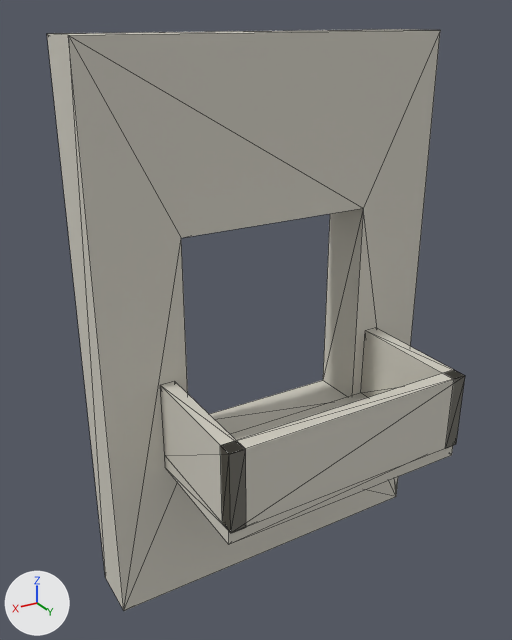
One commit to the glTF model assets/kit_bruyeres/FAC_fenetre_balcon.glb: the scene before it, then after it.
Both versions are drawn from a camera (50 mm lens) standing at (2.92, 2.98, 3.07) and looking at (1.17, 0.06, 1.61). The lights are fixed; the arrows at lower left show +X, +Y and +Z. The picture after the commit comes second. Mesh edges are drawn as thin lines. Where no turn or scale is listed for an object, it has been applied to the vertices.

The scene before the commit, as lines of its bpy script (objects in view):
```python
me_geometry_0 = bpy.data.meshes.new('geometry_0')
me_geometry_0.from_pydata(...)  # 42 vertices, 80 faces; spans x 0.0..2.0, y -0.3..0.72, z 0.0..3.0
me_geometry_0.materials.append(mat_pierrebruyeres)  # light grey #d2cec3
ob_geometry_0 = bpy.data.objects.new('geometry_0', me_geometry_0)
ob_geometry_0.location = (0.0, 0.0, 0.0)
```
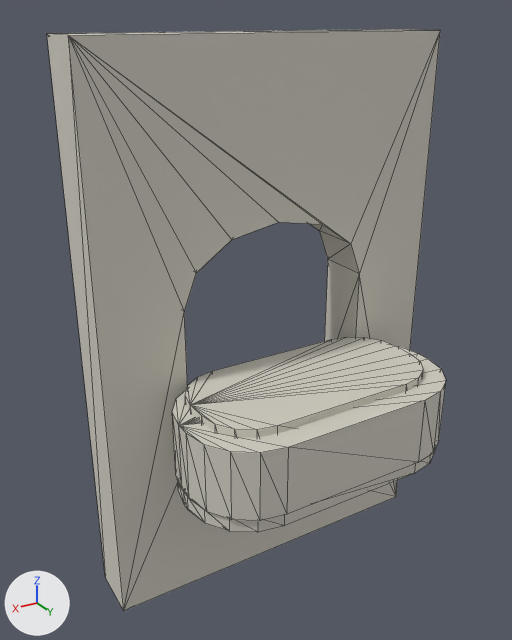
The edits, one by one:
me_geometry_0 is used by ob_geometry_0; location (0.0, 0.0, 0.0).
me_geometry_0 had 42 vertices, 80 faces and spanned x 0.0..2.0, y -0.3..0.72, z 0.0..3.0.
me_geometry_0 now has 146 vertices, 280 faces and spans x 0.0..2.0, y -0.3..0.74, z 0.0..3.0.
me_geometry_0 part 1: the loose piece of 26 vertices spanning x 0.3..1.7, y 0.0..0.72, z 0.85..1.35 is rebuilt with 40 vertices and now spans x 0.25..1.75, y -0.02..0.74, z 0.93..1.3.
me_geometry_0 part 2: a new loose piece of 40 vertices spanning x 0.25..1.75, y 0.0..0.72, z 0.85..0.93, in mat_pierrebruyeres (light grey #d2cec3).
me_geometry_0 part 3: a new loose piece of 40 vertices spanning x 0.35..1.65, y -0.02..0.62, z 0.97..1.34, in mat_pierrebruyeres (light grey #d2cec3).
Part 4, on me_geometry_0:
2 vertices are removed from x 0.45, y -0.3..0.0, z 2.1.
12 faces are deleted.
2 vertices move from x 1.55, y -0.3..0.0, z 2.1 to x 1.55, y -0.3..0.0, z 1.72.
6 vertices are added at (1.48, -0.3, 1.91), (1.27, -0.3, 2.05), (1.0, -0.3, 2.1), (0.73, -0.3, 2.05), (0.52, -0.3, 1.91), (0.45, -0.3, 1.72).
6 new vertices lie (0.0, 0.3, 0.0) away from vertices in x 0.45..1.48, y -0.3, z 1.72..2.1.
32 new faces join them.

Pixel boxes [x1, y1, x2, y2] of what changed, in the pictures (512 x 640 px):
'geometry_0', reshaped
    before: [47, 29, 465, 611]
    after: [47, 29, 446, 611]
part 1 of me_geometry_0, rebuilt (10% narrower, 19% shorter)
    before: [160, 328, 465, 545]
    after: [172, 345, 446, 521]
part 2 of me_geometry_0, added
    after: [178, 450, 435, 532]
part 3 of me_geometry_0, added
    after: [185, 337, 423, 437]
part 4 of me_geometry_0, built on
    both: [68, 34, 440, 600]
